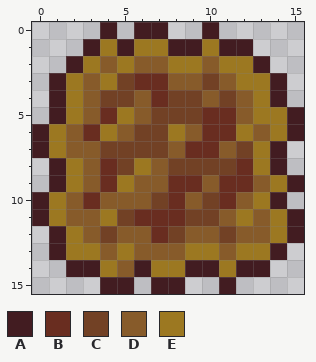
File history of a pixel-art sprite, Tiles/Overgrow/WallOvergrowGrassItem.png. Above: the version before the commit.
The file is 32x32 pixels, drawn in blocks of 2x2; one block is one cell here.
Palette (. is transparent): A #421c21  B #692d20  C #724125  D #875b2a  E #9c7821
Pixels before, first column x 0:
 0 ....A.AA..A.....
 1 ...AEAEEAAEAA...
 2 ..AEDEDDEEDEEA..
 3 .AEDECBBDDCDEEA.
 4 .AEDCCDBCCDCDEA.
 5 .AEDBEDCCCBBDEEA
 6 AEDBEDCCEDBBEDEA
 7 AEDDCCCCDBBDCEA.
 8 .AEDBCEDCCCCBEA.
 9 .AEDBEDDBBDBBDEA
10 AEDBDDDCBDCBDEA.
11 AEDDECBBBCCDEDEA
12 .AEDCDDBCDDCDDEA
13 .AEEDEDDDEEDEEA.
14 ..AAEDAEEAAEAA..
15 ....AA.AA..A....
The result:
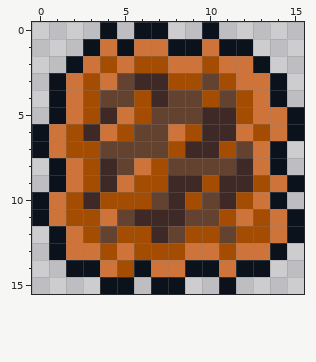
Difference:
colour A: #421c21 -> #0c121c
colour B: #692d20 -> #3e2927
colour C: #724125 -> #644230
colour D: #875b2a -> #a44d02
colour E: #9c7821 -> #ce743b
